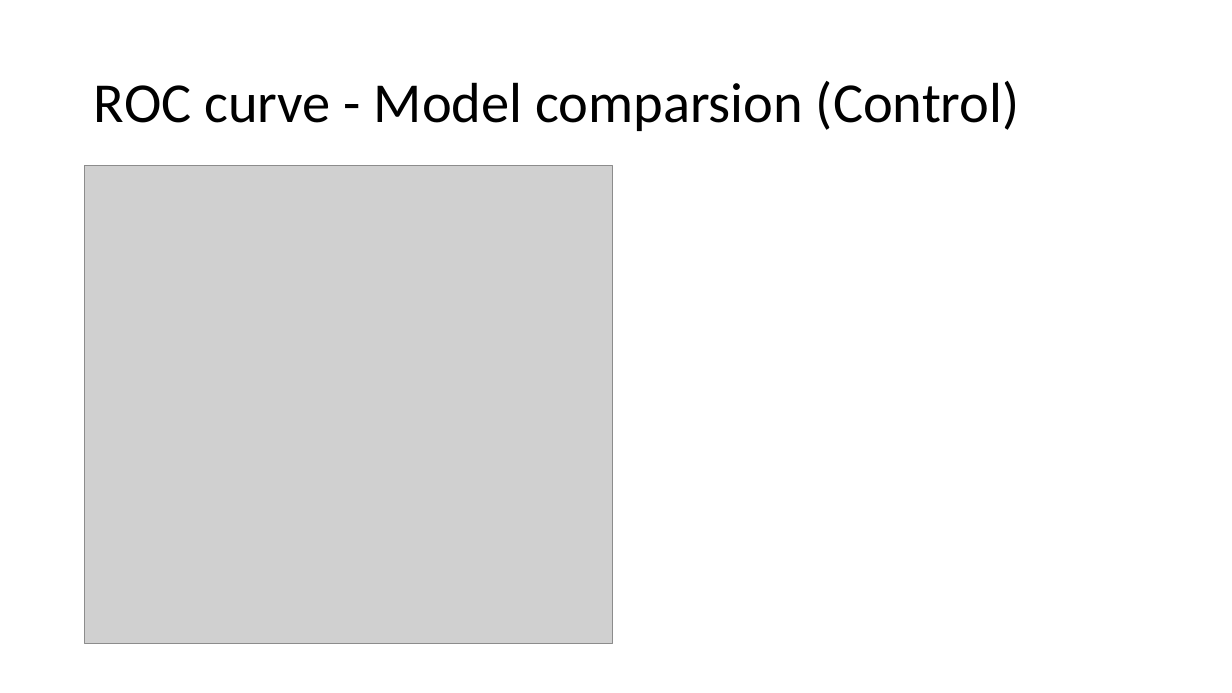
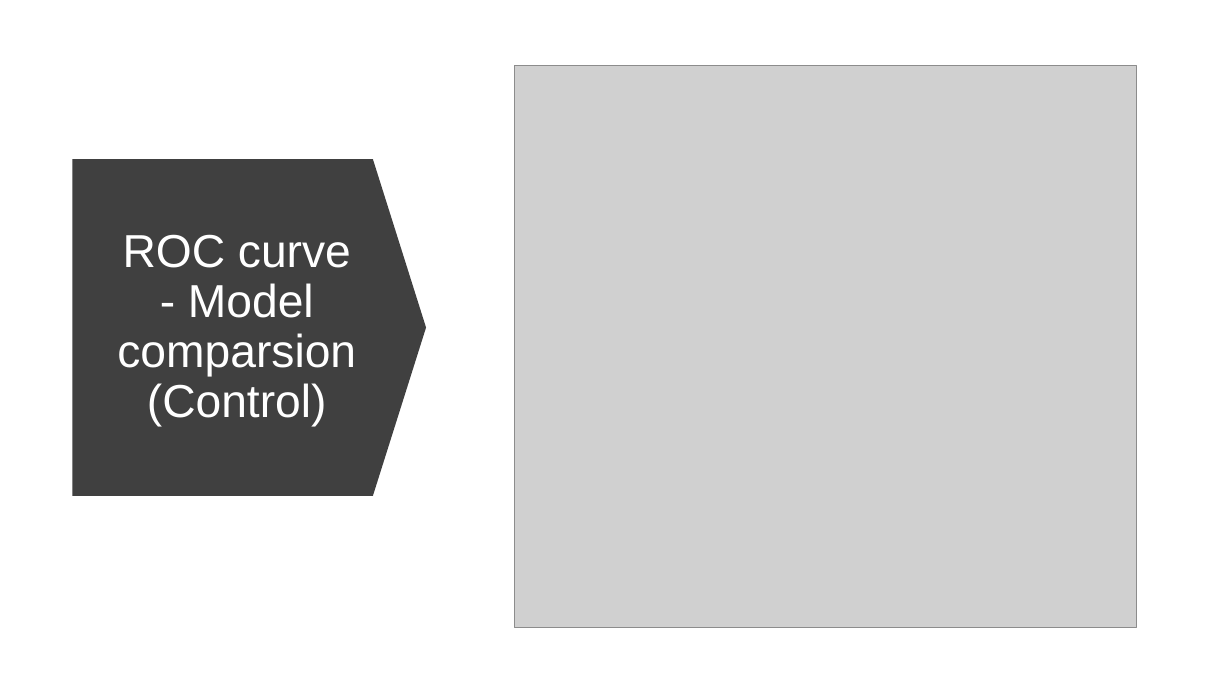
Before and after one commit to SyedNadir/freemium-ab-testing, a slide deck: slide 25 of documents/presentation/Final Presentation.pptx. Drawn at 1232x693 pixels with LibreOffice and Linux fonts; fonts in the diff are those of the drawing; grey boxes stand for pictures. Boxes give left, top, right and bottom in pixels: in the first picture for what was removed or moved away, otherwise in the second. Text is boxed around its words. In the diff, an @@ line names an element or a change of style, - is before the commit and + after.

```diff
--- a/documents/presentation/Final Presentation.pptx
+++ b/documents/presentation/Final Presentation.pptx
@@ picture: place and size @@
-picture at box(85, 165, 613, 643)
+picture at box(515, 65, 1137, 628)
@@ down arrow added at box(73, 159, 427, 496), fill #404040 @@
@@ title "ROC curve - Model comparsion ...": place and size @@
-title "ROC curve - Model comparsion ..." at box(94, 81, 1020, 131)
+title "ROC curve - Model comparsion ..." at box(117, 234, 356, 427)
@@ title "ROC curve - Model comparsion ..." at box(117, 234, 356, 427): size 44 to 36 pt, font Calibri to Arial, text colour #000000 to #FFFFFF; alignment left to centre @@
```
Also in this commit, not shown: 19 other slides changed, 1 slide added.
